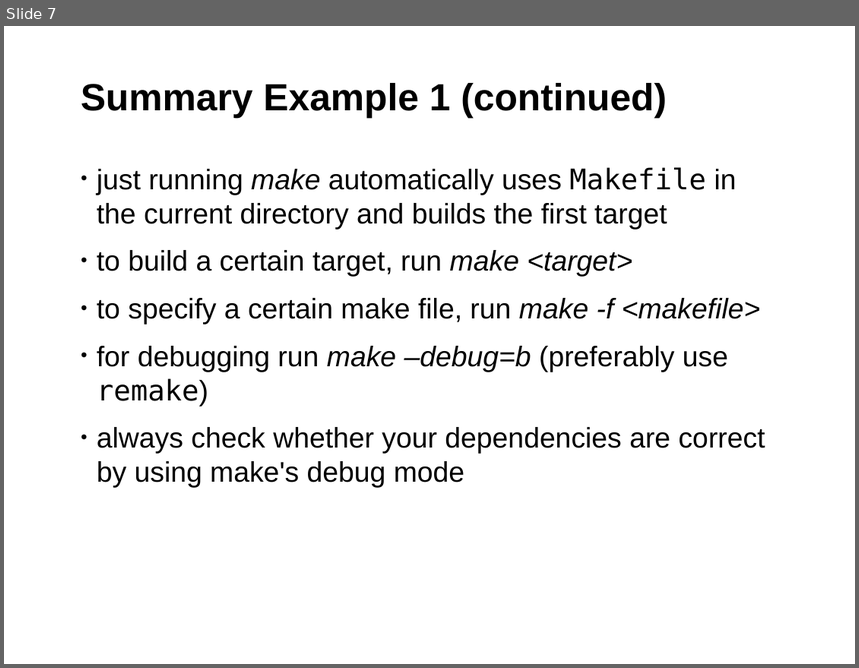
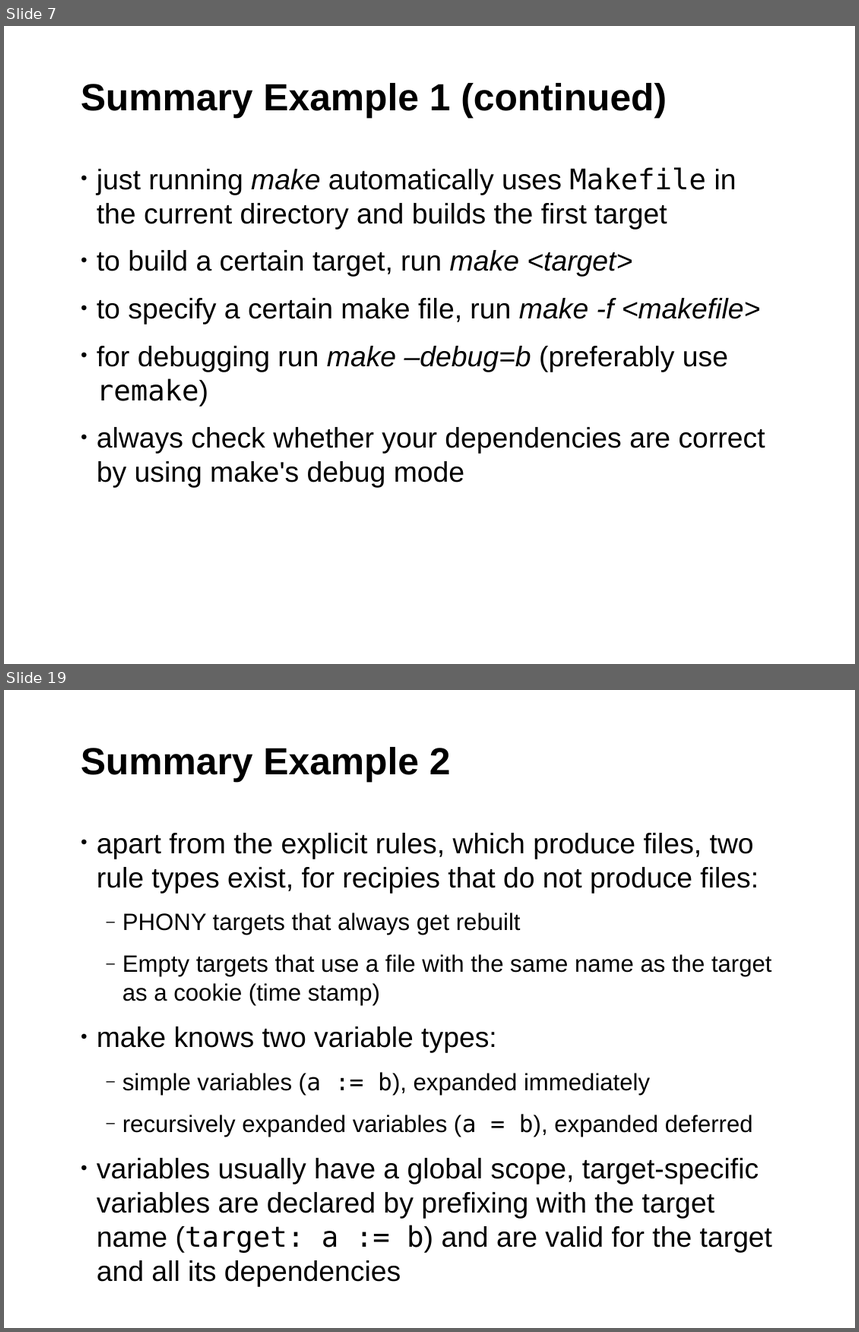
Before and after one commit to fsundermeyer/GNU_make_workshop, a slide deck: GNU_make_03_2015.odp. Shown one above the other, each under a label of ours: slide 7 before the commit, slides 7 and 19 after it; the slides between them are not shown. The pictures are 859x668 and 859x1332 pixels, drawn with LibreOffice and Linux fonts; fonts in the diff are those of the drawing; background and template pictures are left out. Boxes give left, top, right and bottom in pixels: in the first picture for what was removed or moved away, otherwise in the second. Text is boxed around its words. In the diff, an @@ line names an element or a change of style, - is before the commit and + after.

Commit message:
Part 2 of the GNU Make Workshop
Explaining rules, rule types, variables and vpath. The example contains an
enhanced version of the basic makefile using the stuff learned in this lesson.

```diff
--- a/GNU_make_03_2015.odp
+++ b/GNU_make_03_2015.odp
@@ slide 19 added at (4, 690, 855, 1328), background #FFFFFF; not listed: 1 template element that a slide beside it also shows @@
@@ title added at (81, 747, 451, 783), 32 pt, text #000000, bold @@
+Summary Example 2
@@ text added at (97, 833, 772, 1253), 24 pt, text #000000 @@
+• apart from the explicit rules, which produce files, two rule types exist, for recipies that do not produce files:
+  ‒ PHONY targets that always get rebuilt
+  ‒ Empty targets that use a file with the same name as the target as a cookie (time stamp)
+• make knows two variable types:
+  ‒ simple variables (a := b), expanded immediately
+  ‒ recursively expanded variables (a = b), expanded deferred
+• variables usually have a global scope, target-specific variables are declared by prefixing with the target name (target: a := b) and are valid for the target and all its dependencies
```
Also in this commit, not shown: 12 other slides added, 1 other file.
